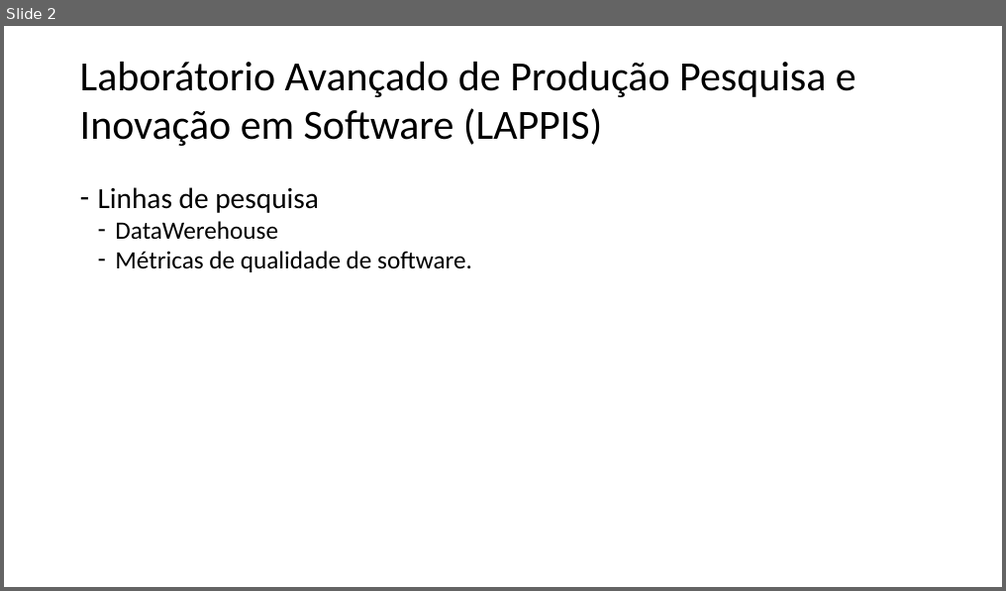
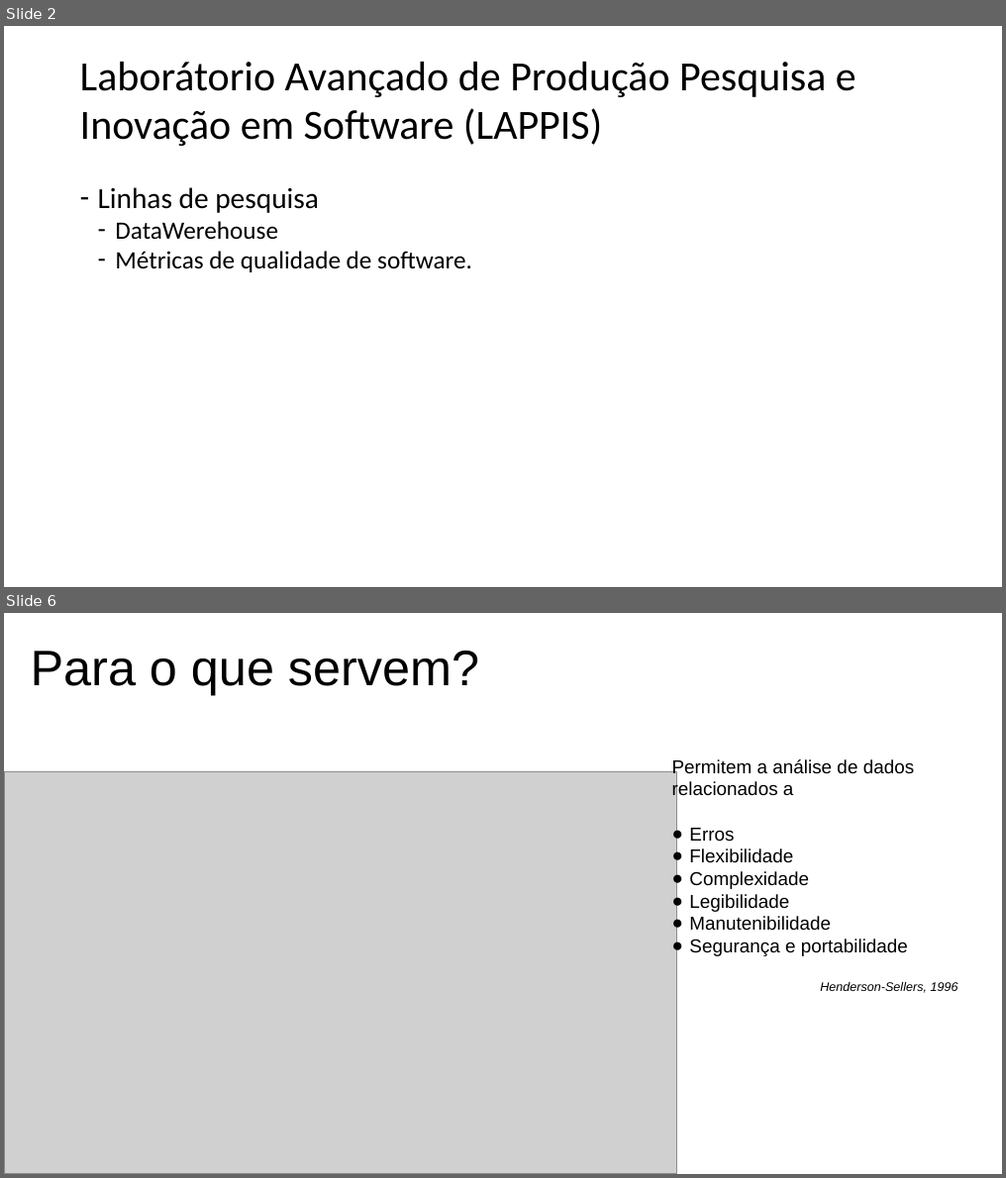
Before and after one commit to gutorc92/apresentacaoTCU, a slide deck: apresentacao.pptx. Shown one above the other, each under a label of ours: slide 2 before the commit, slides 2 and 6 after it; the slides between them are not shown. The pictures are 1006x591 and 1006x1178 pixels, drawn with LibreOffice and Linux fonts; fonts in the diff are those of the drawing; grey boxes stand for pictures. Boxes give left, top, right and bottom in pixels: in the first picture for what was removed or moved away, otherwise in the second. Text is boxed around its words. In the diff, an @@ line names an element or a change of style, - is before the commit and + after.

```diff
--- a/apresentacao.pptx
+++ b/apresentacao.pptx
@@ slide 6 added at bbox=[4, 613, 1002, 1174], background #FFFFFF @@
@@ text added at bbox=[31, 651, 479, 695], 48 pt, text #000000 @@
+Para o que servem?
@@ text added at bbox=[672, 760, 958, 993], 18 pt, text #000000 @@
+Permitem a análise de dados relacionados a
+● Erros
+● Flexibilidade
+● Complexidade
+● Legibilidade
+● Manutenibilidade
+● Segurança e portabilidade
+Henderson-Sellers, 1996
@@ picture added at bbox=[4, 771, 677, 1174] @@
```
Also in this commit, not shown: 2 slides changed, 6 other slides added, 2 slides removed, 2 other files.
